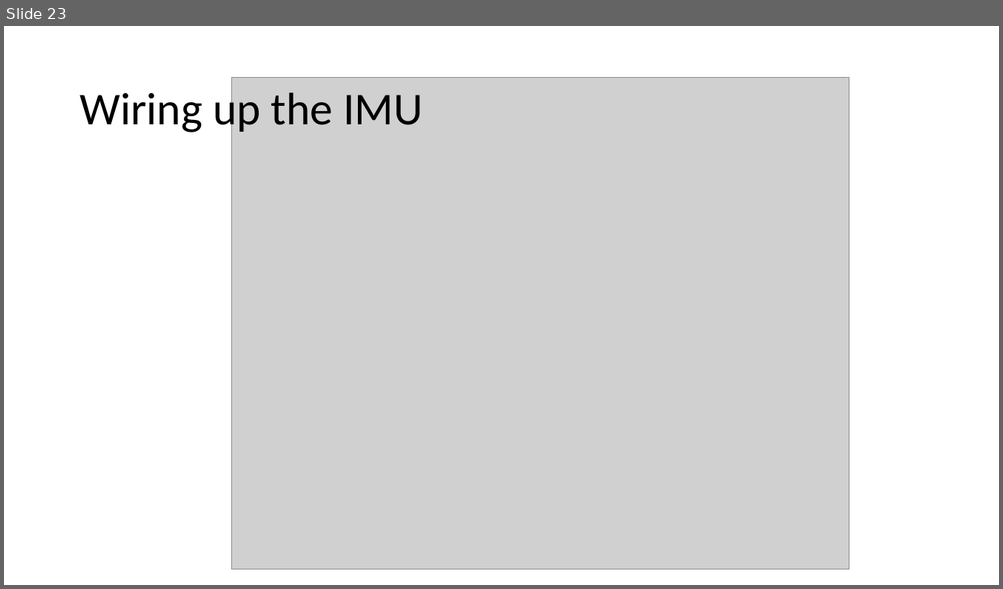
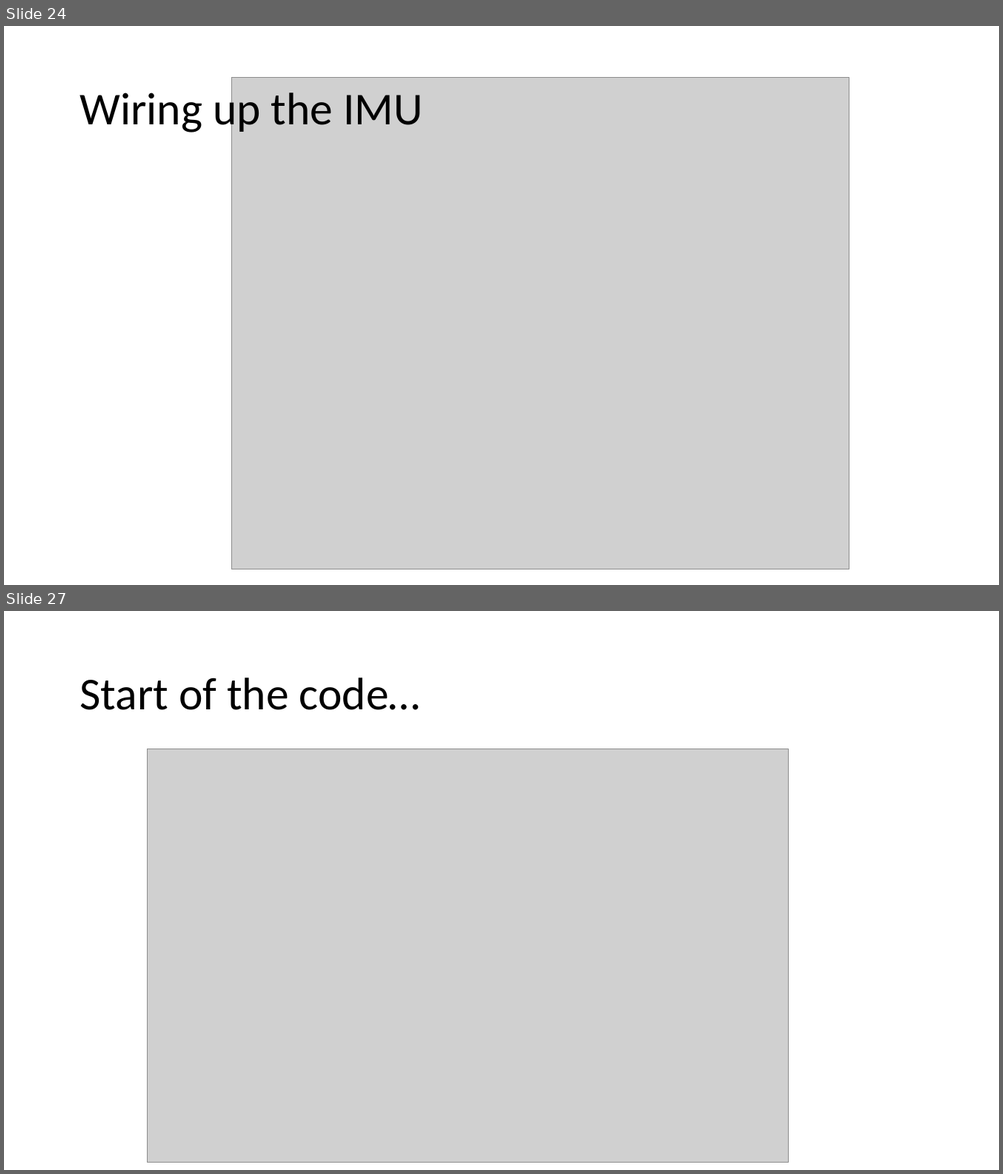
Before and after one commit to logos-electromechanical/SensorWorkshop, a slide deck: presentation/Mobile Sensors Workshop, Part 2.pptx. Shown one above the other, each under a label of ours: slide 23 before the commit, slides 24 and 27 after it; the slides between them are not shown. The pictures are 1003x589 and 1003x1174 pixels, drawn with LibreOffice and Linux fonts; fonts in the diff are those of the drawing; grey boxes stand for pictures. Boxes give left, top, right and bottom in pixels: in the first picture for what was removed or moved away, otherwise in the second. Text is boxed around its words. In the diff, an @@ line names an element or a change of style, - is before the commit and + after.

```diff
--- a/presentation/Mobile Sensors Workshop, Part 2.pptx
+++ b/presentation/Mobile Sensors Workshop, Part 2.pptx
@@ slide 27 added at [4,611,999,1170], background #FFFFFF @@
@@ title added at [79,678,420,710], 44 pt, text #000000 @@
+Start of the code…
@@ picture added at [148,749,788,1163] @@
@@ what was slide 23 is now slide 24 @@
```
Also in this commit, not shown: 1 slide changed, 13 other slides added, 24 other files.
